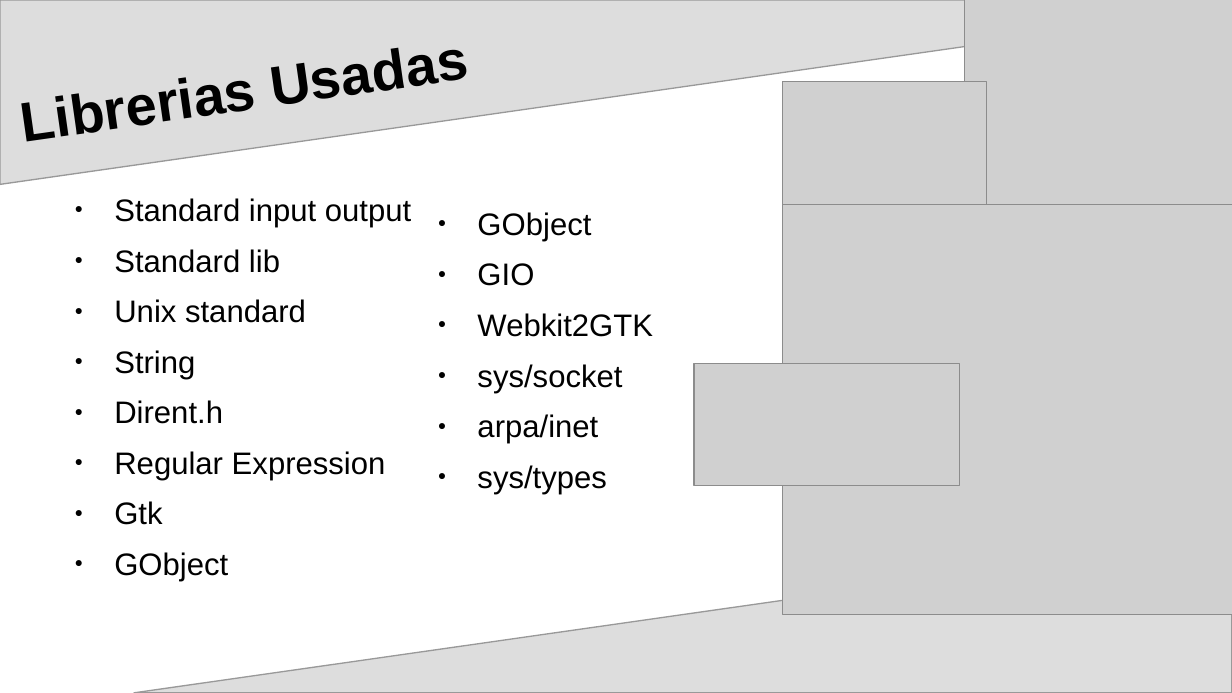
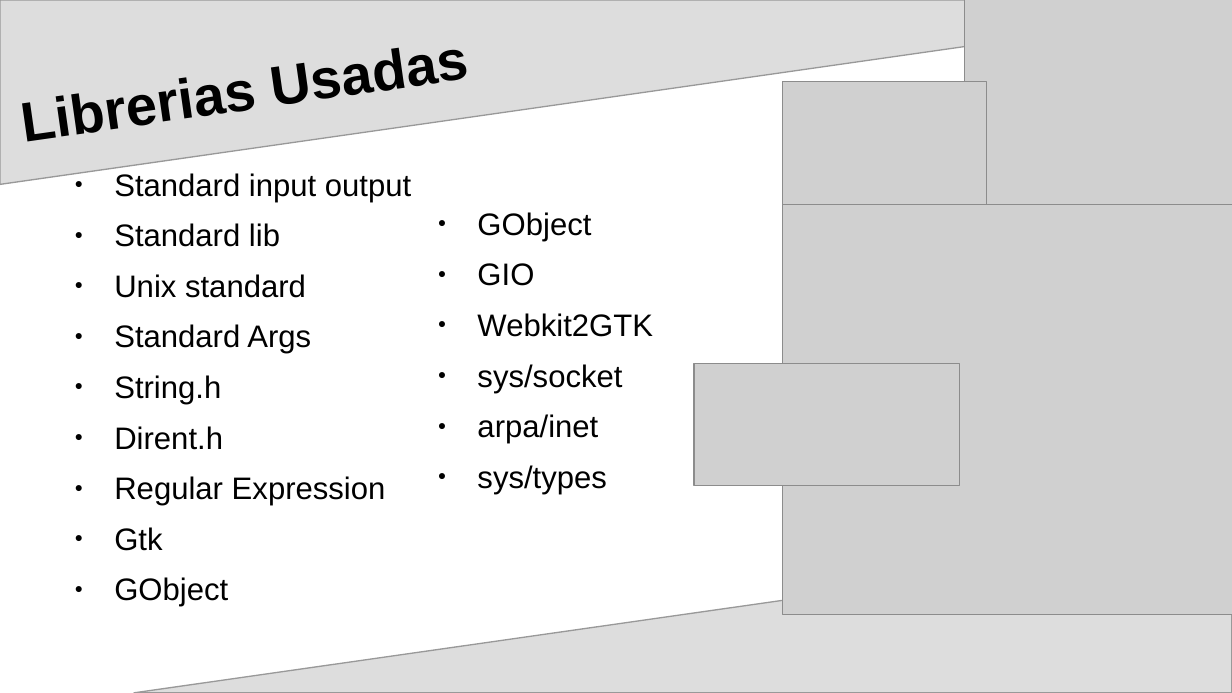
Before and after one commit to Bl4ky113/GTK-Kiwix, a slide deck: slide 2 of presentation.odp. Drawn at 1232x693 pixels with LibreOffice and Linux fonts; fonts in the diff are those of the drawing; grey boxes stand for pictures. Boxes give left, top, right and bottom in pixels: in the first picture for what was removed or moved away, otherwise in the second. Text is boxed around its words. In the diff, an @@ line names an element or a change of style, - is before the commit and + after.

```diff
--- a/presentation.odp
+++ b/presentation.odp
@@ text at [114,324,311,404]: text changed @@
-● String
+● Standard Args
+● String.h
```
Also in this commit, not shown: 5 other files.
